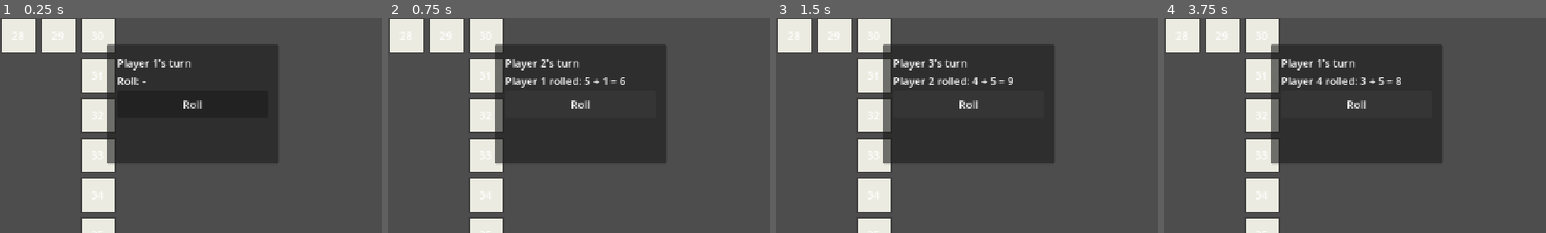
Above: before the commit, frames 1-4 (left to right).
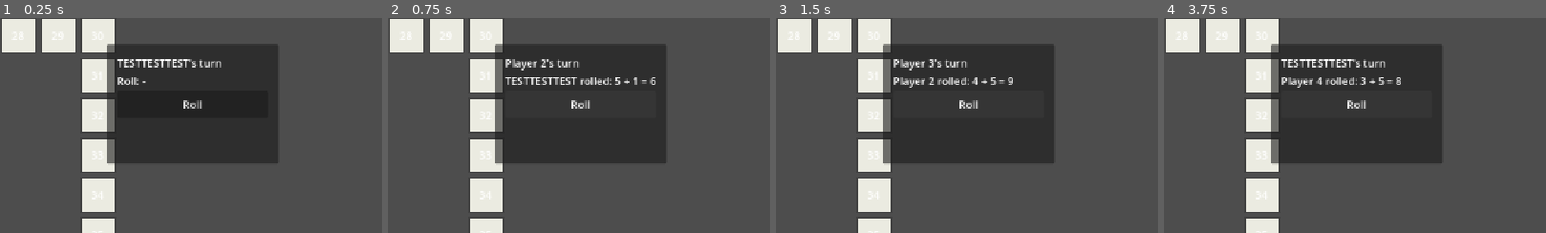
Above: after the commit, the same moments.

Repository: GregorRadovic/Magopoly
Game: Godot game, scene res://scenes/main.tscn
Two runs of this game, one before a commit and one after it. Both use one fixed random seed, a clock stepped at 60 frames per second and the inputs below.
Inputs:
- Up to frame 1 (0.25 s): no input
- Up to frame 2 (0.75 s): click "Roll" at 0.5 s
- Up to frame 3 (1.5 s): click "Roll" at 1.25 s
- Up to frame 4 (3.75 s): click "Roll" at 2 s; tap Enter at 2.75 s; tap Space at 3.5 s
The pictures show only the part of the screen within x 42-92%, y 0-50%; the shares and areas given below are measured in that part.

The runs differ from the first frame. In frame 1, 0.8% of the frame differs, in the area x 30-58%, y 19-25%; in frame 2, 0.9%, in the area x 30-70%, y 27-33%; in frame 3, nothing differs; in frame 4, 0.8%.

Commit message:
Test Change
Test Change

Diff:
--- a/scripts/main.gd
+++ b/scripts/main.gd
@@ -8,7 +8,7 @@
 	Color(0.2, 0.75, 0.3),
 	Color(0.9, 0.8, 0.15),
 ]
-const PLAYER_NAMES: Array[String] = ["Player 1", "Player 2", "Player 3", "Player 4"]
+const PLAYER_NAMES: Array[String] = ["TESTTESTTEST", "Player 2", "Player 3", "Player 4"]
 const MARKER_OFFSETS: Array[Vector2] = [
 	Vector2(-14, -14),
 	Vector2(14, -14),
